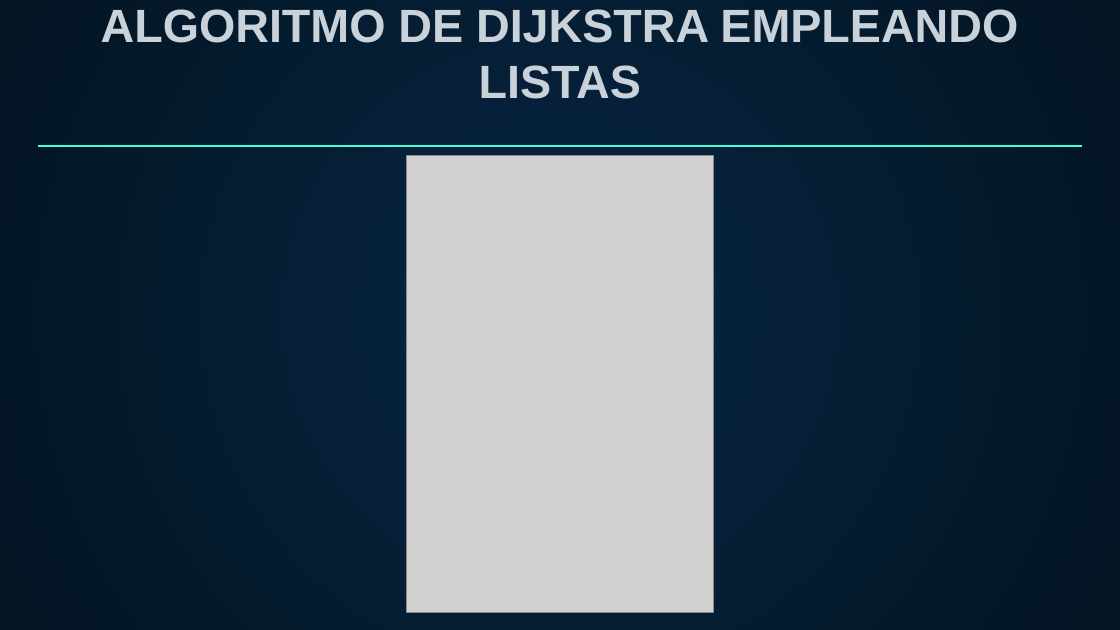
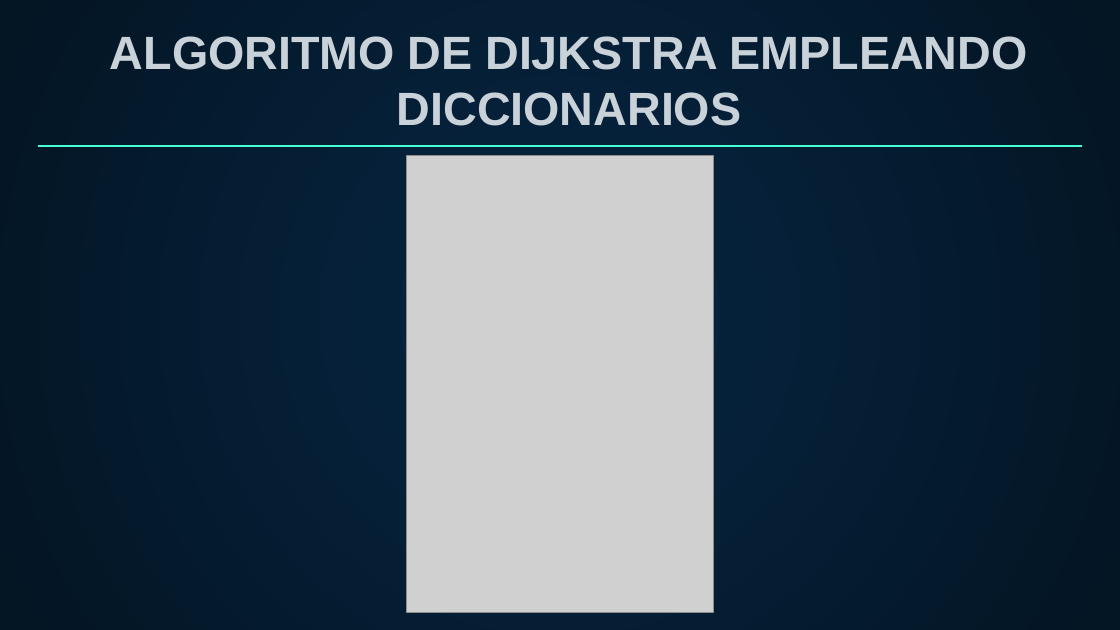
Before and after one commit to billguerrerog/cc41_tf_201821590_20181B402_201811208_201823346_201823838, a slide deck: slide 12 of Complejidad_Presentacion_TF.pptx. Drawn at 1120x630 pixels with LibreOffice and Linux fonts; fonts in the diff are those of the drawing; grey boxes stand for pictures. Boxes give left, top, right and bottom in pixels: in the first picture for what was removed or moved away, otherwise in the second. Text is boxed around its words. In the diff, an @@ line names an element or a change of style, - is before the commit and + after.

```diff
--- a/Complejidad_Presentacion_TF.pptx
+++ b/Complejidad_Presentacion_TF.pptx
@@ title at (x1=110, y1=36, x2=1028, y2=126): text changed @@
-ALGORITMO DE DIJKSTRA EMPLEANDO LISTAS
+ALGORITMO DE DIJKSTRA EMPLEANDO DICCIONARIOS
```
Also in this commit, not shown: 4 other slides changed.
